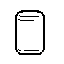
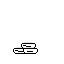
Two versions of the same layered image (w=64, h=64). Layer-by-layer changes:
added group "Monedas" with 4 layers above "Papel" over [13, 42, 38, 54]
added layer "Capa 5" in group "Monedas" over [23, 47, 38, 54]
added layer "Capa 4" in group "Monedas" over [21, 42, 36, 49]
added layer "Capa 3" in group "Monedas" over [13, 47, 28, 54]
hid group "Latas" (1 layers) over [15, 10, 45, 55]
